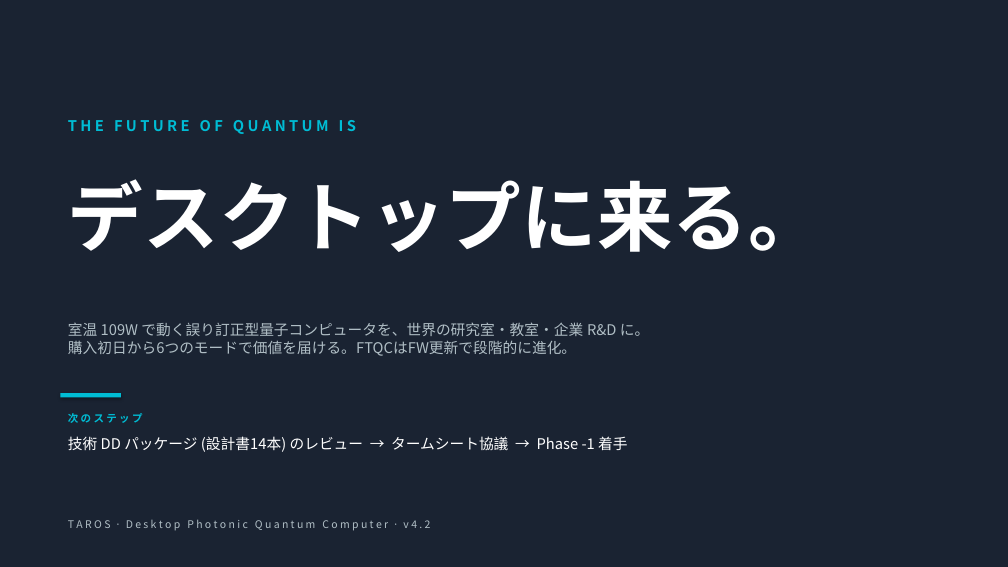
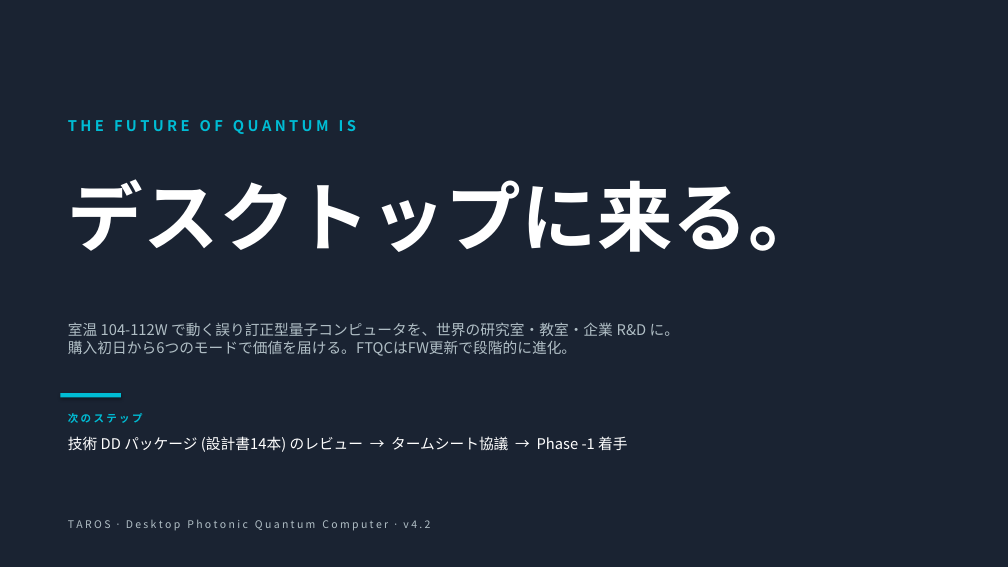
Before and after one commit to TomohiroTani28/Taros, a slide deck: slide 17 of assets/TAROS_Investor_Pitch_Revised.pptx. Drawn at 1008x567 pixels with LibreOffice and Linux fonts; fonts in the diff are those of the drawing. Boxes give left, top, right and bottom in pixels: in the first picture for what was removed or moved away, otherwise in the second. Text is boxed around its words. In the diff, an @@ line names an element or a change of style, - is before the commit and + after.

```diff
--- a/assets/TAROS_Investor_Pitch_Revised.pptx
+++ b/assets/TAROS_Investor_Pitch_Revised.pptx
@@ text at (68, 322, 679, 356): text changed @@
-室温 109W で動く誤り訂正型量子コンピュータを、世界の研究室・教室・企業 R&D に。
-購入初日から6つのモードで価値を届ける。FTQCはFW更新で段階的に進化。
+室温 104-112W で動く誤り訂正型量子コンピュータを、世界の研究室・教室・企業 R&D に。
+購入初日から6つのモードで価値を届ける。FTQCはFW更新で段階的に進化。
```
Also in this commit, not shown: 3 other slides changed, 2 other files.
